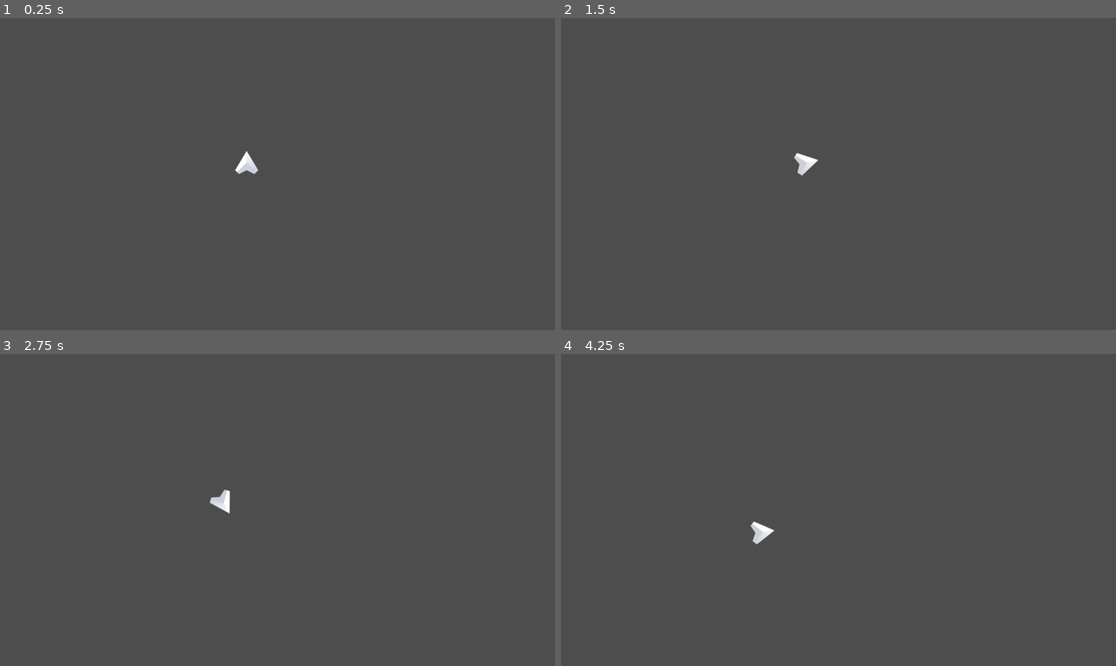
Above: before the commit, frames 1-4 (two rows, left to right).
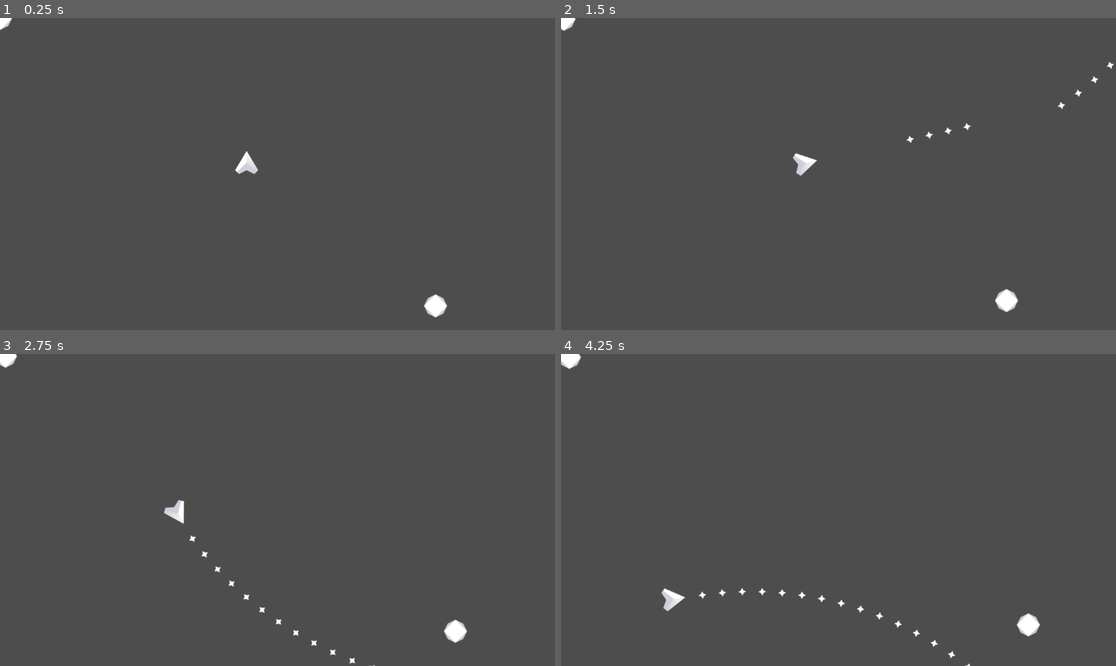
Above: after the commit, the same moments.

Repository: Vidaliar/Space-Shooter
Game: Godot game, scene res://game.tscn
The game is run twice, just before and just after one commit, with the same random seed, the same clock (stepped at 60 frames per second) and the same inputs.
Inputs:
- Up to frame 1 (0.25 s): no input
- Up to frame 2 (1.5 s): hold E (Rotate Right) 0.53-1.28 s; hold Space (Fire) 0.53-1.28 s; hold S (Backward) from 1.28 s (still down); tap Space (Fire) at 1.35 s
- Up to frame 3 (2.75 s): release S (Backward) at 2.03 s; hold E (Rotate Right) from 2.03 s (still down); hold Space (Fire) from 2.03 s (still down)
- Up to frame 4 (4.25 s): release E (Rotate Right) at 2.78 s; release Space (Fire) at 2.78 s; hold W (Forward) 2.78-3.53 s; tap Space (Fire) at 2.85 s; hold Q (Rotate Left) from 3.53 s (still down); hold Space (Fire) from 3.53 s (still down)

The runs differ from the first frame. In frame 1, 0.3% of the frame differs, in the area x 0-81%, y 0-96%; in frame 2, 0.5%; in frame 3, 0.8%; in frame 4, 0.9%, in the area x 0-87%, y 0-100%.

Commit message:
Added bullets and asteroids
made the ship violent

Diff:
--- /dev/null
+++ b/Asteroid/Asteroid.gd
@@ -0,0 +1,13 @@
+extends CharacterBody2D
+
+var initial_speed = 125.0
+
+
+func _ready():
+	velocity = Vector2(0,initial_speed*randf()).rotated(2*PI*randf())
+
+func _physics_process(delta):
+
+	move_and_slide()
+	position.x = wrapf(position.x,0,1152)
+	position.y = wrapf(position.y,0,648)
--- /dev/null
+++ b/Asteroid/asteroid.tscn
@@ -0,0 +1,13 @@
+[gd_scene load_steps=3 format=3 uid="uid://bdp1jbivh11wy"]
+
+[ext_resource type="Script" path="res://Asteroid/Asteroid.gd" id="1_jju1c"]
+[ext_resource type="Texture2D" uid="uid://cp3td8axs82ro" path="res://Assets/Meteor.png" id="2_d6jji"]
+
+[node name="Asteroid" type="CharacterBody2D"]
+script = ExtResource("1_jju1c")
+
+[node name="Sprite2D" type="Sprite2D" parent="."]
+texture = ExtResource("2_d6jji")
+
+[node name="CollisionPolygon2D" type="CollisionPolygon2D" parent="."]
+polygon = PackedVector2Array(21, -17.3, 21, -14.3, 29.1, 4, 26.3, 4, 20.3, 18, 18.6, 18, 2.6, 28, -2.5, 28, -21, 17.1, -21, 14.3, -29.1, -4, -26.2, -4, -17.2, -21, -14.5, -21, -4, -26.2, -4, -29.2)
--- /dev/null
+++ b/Player/Bullet.gd
@@ -0,0 +1,19 @@
+extends Area2D
+
+var speed = 40
+var damage = 1.0
+var velocity = Vector2.ZERO
+
+func _ready():
+	velocity = Vector2(0,-speed).rotated(rotation)
+
+func _physics_process(delta):
+	position = position + velocity
+
+
+func _on_body_entered(body):
+	queue_free()
+
+
+func _on_timer_timeout():
+	pass # Replace with function body.
--- a/Player/Player.gd
+++ b/Player/Player.gd
@@ -1,37 +1,43 @@
 extends CharacterBody2D
 
-var speed = 1
-var max_speed = 100
+var speed = 3.0
+var max_speed = 500
 var rotate_speed = 0.03
+var nose = Vector2(0,-60)
+var Bullet = load("res://Player/bullet.tscn")
 
 func _init():
 	pass
 func _process(delta):
 	pass
 func _physics_process(delta):
+	velocity += get_input() * speed
+	velocity = velocity.normalized() * clamp(velocity.length(), 0, max_speed)
+	position.x = wrapf(position.x, 0 , 1152)
+	position.y = wrapf(position.y,0,648)
+	move_and_slide()
+	if Input.is_action_pressed("Fire"):
+		var Effects = get_node_or_null("/root/Game/Effects")
+		var bullet = Bullet.instantiate()
+		bullet.global_position = global_position + nose.rotated(rotation)
+		bullet.rotation = rotation
+		if Effects != null:
+			Effects.add_child(bullet)
+
+func get_input():
+	var to_return = Vector2.ZERO
+	$Exhaust.hide()
+	if Input.is_action_pressed("Forward"):
+		to_return += Vector2(0,-1)
+		$Exhaust.show()
 	if Input.is_action_pressed("Rotate Left"):
-		rotation = rotation - rotate_speed
+		rotation -= rotate_speed
 	if Input.is_action_pressed("Rotate Right"):
-		rotation = rotation + rotate_speed
-	if Input.is_action_pressed("Forward"):
-		velocity = velocity + Vector2(0,-speed).rotated(rotation)
+		rotation += rotate_speed
 	if Input.is_action_pressed("Backward"):
 		velocity = velocity + Vector2(0,speed).rotated(rotation)
 	if Input.is_action_pressed("Left"):
 		velocity = velocity + Vector2(-speed,0).rotated(rotation)
 	if Input.is_action_pressed("Right"):
 		velocity = velocity + Vector2(speed,0).rotated(rotation)
-
-	position.x = wrapf(position.x, 0 , 1152)
-	position.y = wrapf(position.y,0,648)
-	velocity = velocity.normalized() * clamp(velocity.length(),0,max_speed)
-	#if position.x > 1152:
-	#	position.x = 0
-	#if position.x < 0:
-	#	position.x = 1152
-	#if position.y > 648:
-	#	position.y = 0
-	#if position.y < 0:
-	#	position.y = 648
-
-	move_and_slide()
+	return to_return.rotated(rotation)
--- /dev/null
+++ b/Player/bullet.tscn
@@ -0,0 +1,18 @@
+[gd_scene load_steps=4 format=3 uid="uid://cmk7hk07l3myk"]
+
+[ext_resource type="Script" path="res://Player/Bullet.gd" id="1_khpfq"]
+[ext_resource type="Texture2D" uid="uid://b5wwcekfed6vu" path="res://Assets/Bullet.png" id="2_ft0uc"]
+
+[sub_resource type="CircleShape2D" id="CircleShape2D_vy2x7"]
+radius = 12.0
+
+[node name="Bullet" type="Area2D"]
+script = ExtResource("1_khpfq")
+
+[node name="Sprite2D" type="Sprite2D" parent="."]
+texture = ExtResource("2_ft0uc")
+
+[node name="CollisionShape2D" type="CollisionShape2D" parent="."]
+shape = SubResource("CircleShape2D_vy2x7")
+
+[connection signal="body_entered" from="." to="." method="_on_body_entered"]
--- /dev/null
+++ b/Player/player.tscn
@@ -0,0 +1,19 @@
+[gd_scene load_steps=4 format=3 uid="uid://bbc7llfp0tqau"]
+
+[ext_resource type="Script" path="res://Player/Player.gd" id="1_tgtcu"]
+[ext_resource type="Texture2D" uid="uid://dtt62xknedyok" path="res://Assets/Exhaust.png" id="2_yss1a"]
+[ext_resource type="Texture2D" uid="uid://tdj8j2m7fhk3" path="res://Assets/Player.png" id="3_v21m1"]
+
+[node name="Player" type="CharacterBody2D"]
+position = Vector2(512, 300)
+script = ExtResource("1_tgtcu")
+
+[node name="Exhaust" type="Sprite2D" parent="."]
+position = Vector2(0, 50)
+texture = ExtResource("2_yss1a")
+
+[node name="Sprite2D" type="Sprite2D" parent="."]
+texture = ExtResource("3_v21m1")
+
+[node name="CollisionPolygon2D" type="CollisionPolygon2D" parent="."]
+polygon = PackedVector2Array(5, -25.2, 5, -22.5, 28.3, 17, 27.2, 19, 25.9, 19, 17.9, 28, 13.6, 28, -0.700001, 21.7, -19, 29, -19, 25.9, -28, 17.9, -28, 14.4, -3, -25.6, -3, -29.2)
--- a/game.tscn
+++ b/game.tscn
@@ -1,13 +1,17 @@
 [gd_scene load_steps=3 format=3 uid="uid://ugct8qhf22u0"]
 
-[ext_resource type="Script" path="res://Player/Player.gd" id="1_6e0bh"]
-[ext_resource type="Texture2D" uid="uid://tdj8j2m7fhk3" path="res://Assets/Player.png" id="1_kkjw7"]
+[ext_resource type="PackedScene" uid="uid://bbc7llfp0tqau" path="res://Player/player.tscn" id="1_ip5a2"]
+[ext_resource type="PackedScene" uid="uid://bdp1jbivh11wy" path="res://Asteroid/asteroid.tscn" id="2_rajrd"]
 
 [node name="Game" type="Node2D"]
 
-[node name="Player" type="CharacterBody2D" parent="."]
-position = Vector2(512, 300)
-script = ExtResource("1_6e0bh")
+[node name="Player" parent="." instance=ExtResource("1_ip5a2")]
 
-[node name="Sprite2D" type="Sprite2D" parent="Player"]
-texture = ExtResource("1_kkjw7")
+[node name="Asteroid Container" type="Node2D" parent="."]
+
+[node name="Asteroid" parent="Asteroid Container" instance=ExtResource("2_rajrd")]
+
+[node name="Asteroid2" parent="Asteroid Container" instance=ExtResource("2_rajrd")]
+position = Vector2(900, 600)
+
+[node name="Effects" type="Node2D" parent="."]
--- /dev/null
+++ b/global.gd
@@ -0,0 +1,11 @@
+extends Node
+
+
+# Called when the node enters the scene tree for the first time.
+func _ready():
+	pass # Replace with function body.
+
+
+# Called every frame. 'delta' is the elapsed time since the previous frame.
+func _process(delta):
+	pass
--- a/project.godot
+++ b/project.godot
@@ -57,3 +57,8 @@
 "events": [Object(InputEventKey,"resource_local_to_scene":false,"resource_name":"","device":-1,"window_id":0,"alt_press …(182 unchanged characters)…
 ]
 }
+Quit={
+"deadzone": 0.5,
+"events": [Object(InputEventKey,"resource_local_to_scene":false,"resource_name":"","device":-1,"window_id":0,"alt_pressed":false,"shift_pressed":false,"ctrl_pressed":false,"meta_pressed":false,"pressed":false,"keycode":0,"physical_keycode":96,"key_label":0,"unicode":96,"echo":false,"script":null)
+]
+}
